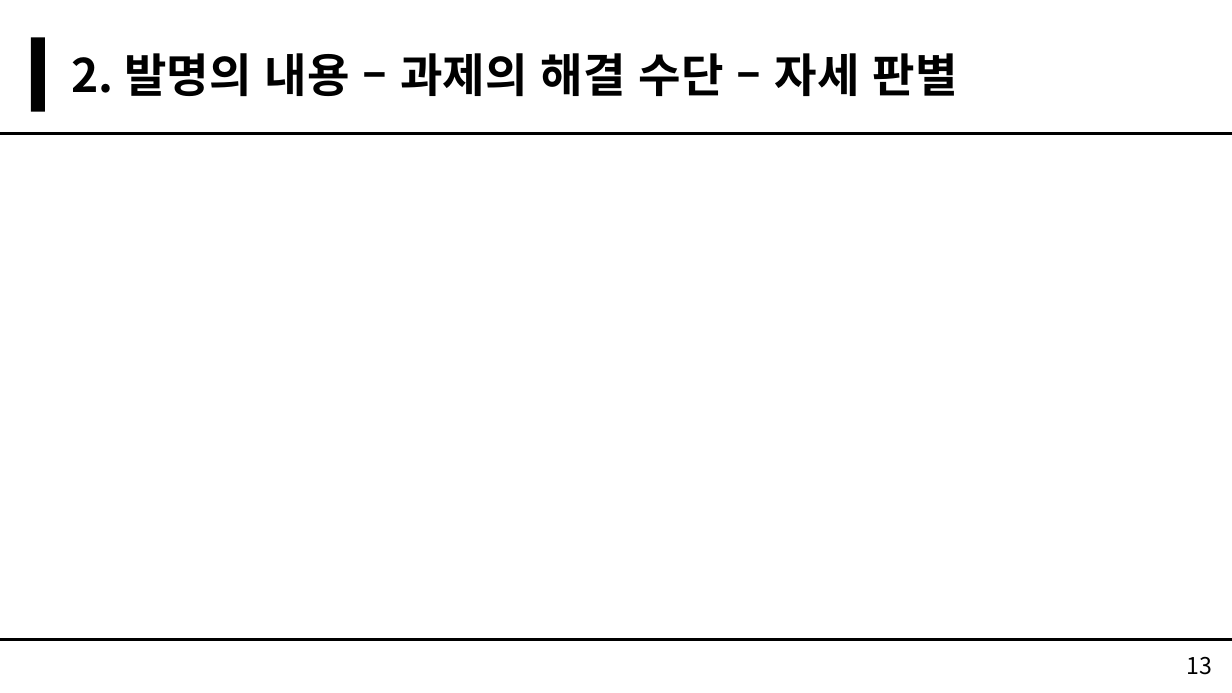
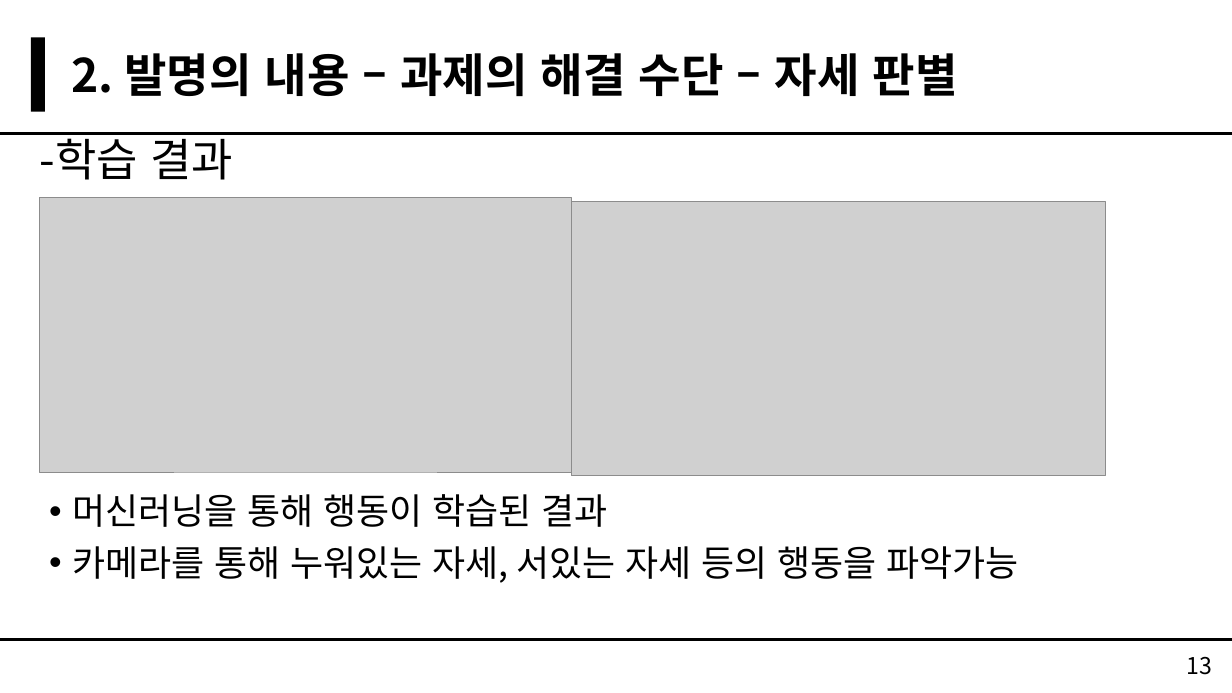
Before and after one commit to greatmanfantasy/GGCS, a slide deck: slide 13 of Report/특허경진대회/특허경진대회 발표 PPT - 개가천선.pptx. Drawn at 1232x693 pixels with LibreOffice and Linux fonts; fonts in the diff are those of the drawing; grey boxes stand for pictures. Boxes give left, top, right and bottom in pixels: in the first picture for what was removed or moved away, otherwise in the second. Text is boxed around its words. In the diff, an @@ line names an element or a change of style, - is before the commit and + after.

Commit message:
자세판별부 추가

```diff
--- a/Report/특허경진대회/특허경진대회 발표 PPT - 개가천선.pptx
+++ b/Report/특허경진대회/특허경진대회 발표 PPT - 개가천선.pptx
@@ text added at (x1=39, y1=132, x2=233, y2=180), 35 pt, text #000000 @@
+-학습 결과
@@ picture added at (x1=40, y1=198, x2=571, y2=472) @@
@@ picture added at (x1=571, y1=201, x2=1105, y2=476) @@
@@ text added at (x1=72, y1=494, x2=1019, y2=583), 28 pt, text #000000 @@
+• 머신러닝을 통해 행동이 학습된 결과
+• 카메라를 통해 누워있는 자세, 서있는 자세 등의 행동을 파악가능
```
Also in this commit, not shown: 3 other slides changed.
